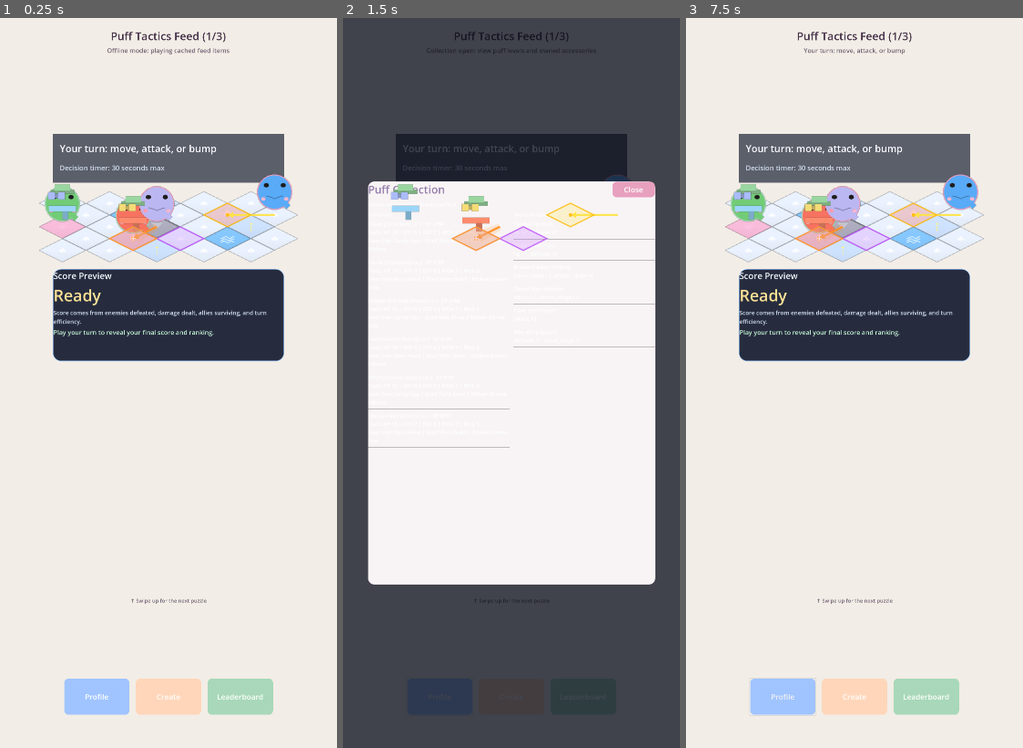
Above: before the commit, frames 1-3 (left to right).
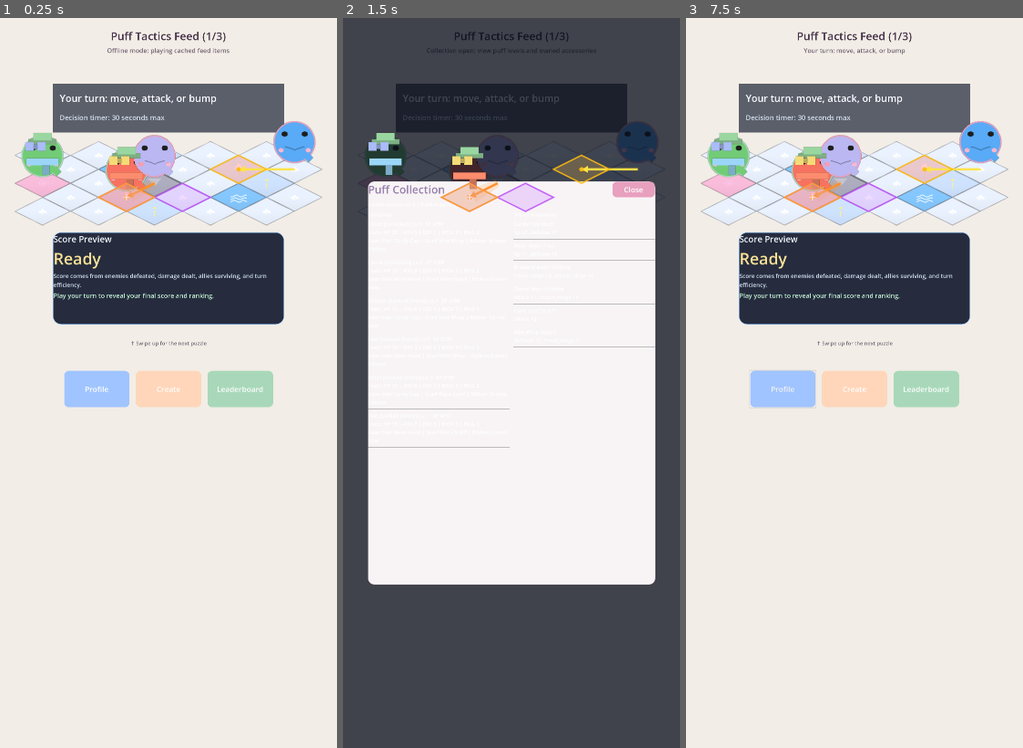
Above: after the commit, the same moments.

Repository: fivestar1103/puff-tactics
Game: Godot game, scene res://src/scenes/feed/FeedMain.tscn
Same seed, same stepped clock (60 frames per second), same inputs: the game is played once before the commit and once after it.
Inputs (mouse positions are in pixels of both pictures, inside the frame that each line leads up to):
- Up to frame 1 (0.25 s): no input
- Up to frame 2 (1.5 s): click "Profile" at 0.5 s; click "Create" at 1.25 s
- Up to frame 3 (7.5 s): click "Leaderboard" at 2 s; click "Profile" at 2.75 s; click "Create" at 3.5 s; click "Leaderboard" at 4.25 s; click "Profile" at 5 s; click "Create" at 5.75 s; click "Leaderboard" at 6.5 s; tap Enter at 7.25 s; move the mouse to (928, 346) at 7.27 s; click (928, 346) at 7.42 s

The runs differ from the first frame. In frame 1, 28% of the frame differs, in the area x 4-96%, y 9-96%; in frame 2, 11%; in frame 3, 28%.
Error in both runs: Invalid assignment of property or key 'horizontal_alignment' with value of type 'int' on a base object of type 'null instance'. (res://src/scripts/ui/battle_hu…

Commit message:
feat(US-036): Scale up battle map to fill card width

Diff:
--- a/ralph/prd.json
+++ b/ralph/prd.json
@@ -687,6 +687,75 @@
       "passes": true,
       "notes": "Screenshot QA showed persistent oversized vertical whitespace in the lower feed lane. Updated `src/scri …(537 unchanged characters)…
       "dependsOn": ["US-034"]
+    },
+    {
+      "id": "US-036",
+      "title": "Scale up battle map to fill card width",
+      "description": "The battle map is still too small — it only fills about 50% of the card width. Scale it up so the isometric grid fills 75-85% of the viewport width. Puffs should be large and clearly distinguishable.",
+      "acceptanceCriteria": [
+        "SNAPSHOT_SCALE in feed_item.gd is increased until the 5x5 isometric grid spans approximately 75-85% of the 1170px viewport width (try 1.6-1.9)",
+        "All 25 tiles are still fully visible (no tiles clipped off screen edges)",
+        "Puffs are large enough that kawaii face details (eyes, mouth, blush) are clearly visible",
+        "The map + puffs are the visual centerpiece of the feed card — they should dominate the card area",
+        "All .gd scripts have no syntax errors"
+      ],
+      "priority": 36,
+      "passes": true,
+      "notes": "Screenshot review showed the battle board still reading small for a feed centerpiece and puff face details were less legible than intended at the prior snapshot scale. Increased `src/scripts/feed/feed_item.gd` `SNAPSHOT_SCALE` from `Vector2(1.28, 1.28)` to `Vector2(1.52, 1.52)`, which brings a 5x5 (640px-wide) isometric map to ~83.1% of a 1170px portrait viewport while preserving existing centering/bounds logic so all 25 tiles remain on-screen. Follow-up visual QA found oversized lower-card whitespace; tightened vertical feed flow by reducing `src/scripts/feed/feed_main.gd` `SNAPSHOT_Y_RATIO` to `0.16`, and changed swipe/FAB placement to anchor from the active `FeedItem` score panel bottom (`get_score_panel_bottom_global_y()`) with fixed score->hint and hint->FAB gaps so the layout reads as one continuous stack. Verified scene parse with `HOME=/tmp godot --headless --path /home/fives/projects/puff-tactics --scene res://src/scenes/feed/FeedMain.tscn --quit`.",
+      "dependsOn": ["US-035"]
+    },
+    {
+      "id": "US-037",
+      "title": "Close vertical gaps — title to status to map to score to FABs",
+      "description": "There is still way too much empty space. The gap between title and status panel is ~120px of nothing, and the gap between score panel and swipe hint is ~45% of the screen. All content should be pushed together with minimal gaps.",
+      "acceptanceCriteria": [
+        "The gap between the title/subtitle and the status panel is at most 40-60px",
+        "The gap between the status panel bottom and the map top is at most 20px",
+        "The gap between the map bottom and the score panel top is at most 20px",
+        "The swipe hint text appears ~40-60px below the score panel, not floating in the middle of empty space",
+        "The FAB buttons are positioned ~60-80px below the swipe hint",
+        "SNAPSHOT_Y_RATIO in feed_main.gd should be very low (0.10-0.16) so the entire card content starts near the top",
+        "Total empty space across the entire card should be less than 25% of the viewport height",
+        "All .gd scripts have no syntax errors"
+      ],
+      "priority": 37,
+      "passes": false,
+      "notes": "",
+      "dependsOn": ["US-036"]
+    },
+    {
+      "id": "US-038",
+      "title": "Move FAB buttons up and add 4th enemy puff",
+      "description": "FAB buttons should sit right below the swipe hint with minimal gap, and there should be at least 2 enemy puffs visible in each feed snapshot.",
+      "acceptanceCriteria": [
+        "FAB buttons (Profile, Create, Leaderboard) are repositioned to sit ~60-80px below the swipe hint text, not pinned to the very bottom of the screen with massive gap above",
+        "Each fallback feed snapshot in feed_main.gd has at least 2 player puffs AND 2 enemy puffs on distinct tiles",
+        "All 4+ puffs are visible on the map in the screenshot with distinct team-colored rings",
+        "All .gd scripts have no syntax errors"
+      ],
+      "priority": 38,
+      "passes": false,
+      "notes": "",
+      "dependsOn": ["US-037"]
+    },
+    {
+      "id": "US-039",
+      "title": "Final visual polish — screenshot must look like a real game",
+      "description": "Look at the attached screenshot. If it doesn't look like a polished mobile game, fix whatever is wrong. No more excuses.",
+      "acceptanceCriteria": [
+        "The attached screenshot shows a feed card where content fills the screen from top to bottom with minimal gaps",
+        "Battle map is large, centered, and dominates the card (75-85% width)",
+        "4+ puffs clearly visible with kawaii faces and team rings",
+        "Status panel, map, score panel, swipe hint, and FABs flow tightly from top to bottom",
+        "No section has more than 100px of empty space",
+        "All text is readable",
+        "If the screenshot still has problems, FIX THEM. Do not mark this as pass unless the screenshot genuinely looks good.",
+        "All .gd scripts have no syntax errors"
+      ],
+      "priority": 39,
+      "passes": false,
+      "notes": "",
+      "dependsOn": ["US-038"]
     }
   ]
 }
--- a/src/scripts/feed/feed_item.gd
+++ b/src/scripts/feed/feed_item.gd
@@ -18,7 +18,7 @@
 const SCORE_PHASE_SECONDS: float = 2.0
 const SCORE_REVEAL_DURATION: float = 1.1
 
-const SNAPSHOT_SCALE: Vector2 = Vector2(1.28, 1.28)
+const SNAPSHOT_SCALE: Vector2 = Vector2(1.52, 1.52)
 const SNAPSHOT_LOCAL_Y: float = -160.0
 const SNAPSHOT_BOUNDS_FALLBACK_SIZE: Vector2 = Vector2(640.0, 320.0)
 const STATUS_PANEL_SIZE: Vector2 = Vector2(804.0, 170.0)
@@ -181,6 +181,13 @@
 	return _status_label.text
 
 
+func get_score_panel_bottom_global_y() -> float:
+	if _score_panel == null:
+		return NAN
+	var local_bottom: Vector2 = _score_panel.position + Vector2(0.0, _score_panel.size.y)
+	return to_global(local_bottom).y
+
+
 func _ready() -> void:
 	_build_status_overlay()
 	_setup_decision_timeout_timer()
--- a/src/scripts/feed/feed_main.gd
+++ b/src/scripts/feed/feed_main.gd
@@ -9,16 +9,19 @@
 
 const SNAP_DURATION: float = 0.28
 const SWIPE_THRESHOLD_PX: float = 120.0
-const SNAPSHOT_Y_RATIO: float = 0.24
+const SNAPSHOT_Y_RATIO: float = 0.16
 const FAB_ROW_HALF_WIDTH: float = 364.0
 const FAB_ROW_HEIGHT: float = 128.0
-const FAB_ROW_BOTTOM_MARGIN_RATIO: float = 0.045
-const FAB_ROW_BOTTOM_MARGIN_MIN: float = 82.0
+const FAB_ROW_BOTTOM_MARGIN_RATIO: float = 0.03
+const FAB_ROW_BOTTOM_MARGIN_MIN: float = 42.0
+const FAB_ROW_VIEWPORT_PADDING: float = 24.0
 const SWIPE_HINT_WIDTH: float = 520.0
 const SWIPE_HINT_HEIGHT: float = 42.0
-const SWIPE_HINT_GAP_RATIO: float = 0.11
-const SWIPE_HINT_GAP_MIN: float = 96.0
-const SWIPE_HINT_GAP_MAX: float = 240.0
+const SWIPE_HINT_GAP_RATIO: float = 0.05
+const SWIPE_HINT_GAP_MIN: float = 56.0
+const SWIPE_HINT_GAP_MAX: float = 84.0
+const SCORE_TO_SWIPE_HINT_GAP: float = 52.0
+const SWIPE_HINT_TO_FAB_GAP: float = 66.0
 const FEED_BATCH_SIZE: int = 50
 const MIN_PLAYER_PUFFS_PER_SNAPSHOT: int = 2
 const MIN_ENEMY_PUFFS_PER_SNAPSHOT: int = 2
@@ -261,16 +264,16 @@
 	_connect_fab_actions()
 	_style_header_labels()
 	_style_fab_buttons()
+	_layout_feed_items()
 	_layout_hud_overlays()
-	_layout_feed_items()
 	_set_active_item(0, false)
 	call_deferred("_fetch_next_batch_in_background")
 
 
 func _notification(what: int) -> void:
 	if what == NOTIFICATION_RESIZED and is_node_ready():
+		_layout_feed_items()
 		_layout_hud_overlays()
-		_layout_feed_items()
 		_snap_to_active_item(false)
 
 
@@ -347,6 +350,7 @@
 	_active_item_index = clampi(index, 0, _feed_items.size() - 1)
 	_sync_feed_item_activation()
 	_snap_to_active_item(animate)
+	_layout_hud_overlays()
 	_update_header_text()
 
 
@@ -762,9 +766,6 @@
 
 func _layout_hud_overlays() -> void:
 	var viewport_size: Vector2 = get_viewport_rect().size
-	var bottom_margin: float = maxf(FAB_ROW_BOTTOM_MARGIN_MIN, viewport_size.y * FAB_ROW_BOTTOM_MARGIN_RATIO)
-	var fab_bottom: float = -bottom_margin
-	var fab_top: float = fab_bottom - FAB_ROW_HEIGHT
 
 	profile_button.custom_minimum_size = Vector2(180.0, 76.0)
 	create_button.custom_minimum_size = Vector2(180.0, 76.0)
@@ -777,21 +778,51 @@
 	var fab_row: HBoxContainer = profile_button.get_parent() as HBoxContainer
 	if fab_row == null:
 		return
+
+	var bottom_margin: float = maxf(FAB_ROW_BOTTOM_MARGIN_MIN, viewport_size.y * FAB_ROW_BOTTOM_MARGIN_RATIO)
+	var fallback_fab_top_y: float = viewport_size.y - bottom_margin - FAB_ROW_HEIGHT
+	var fallback_swipe_gap: float = clampf(
+		viewport_size.y * SWIPE_HINT_GAP_RATIO,
+		SWIPE_HINT_GAP_MIN,
+		SWIPE_HINT_GAP_MAX
+	)
+	var swipe_hint_top_y: float = fallback_fab_top_y - SWIPE_HINT_HEIGHT - fallback_swipe_gap
+	var score_panel_bottom_y: float = _resolve_active_score_panel_bottom_y()
+	if not is_nan(score_panel_bottom_y):
+		swipe_hint_top_y = score_panel_bottom_y + SCORE_TO_SWIPE_HINT_GAP
+
+	var fab_top_y: float = swipe_hint_top_y + SWIPE_HINT_HEIGHT + SWIPE_HINT_TO_FAB_GAP
+	var max_fab_top_y: float = viewport_size.y - FAB_ROW_HEIGHT - FAB_ROW_VIEWPORT_PADDING
+	if fab_top_y > max_fab_top_y:
+		fab_top_y = max_fab_top_y
+		swipe_hint_top_y = fab_top_y - SWIPE_HINT_HEIGHT - SWIPE_HINT_TO_FAB_GAP
+
+	var fab_top: float = fab_top_y - viewport_size.y
+	var fab_bottom: float = fab_top + FAB_ROW_HEIGHT
 	fab_row.offset_left = -FAB_ROW_HALF_WIDTH
 	fab_row.offset_right = FAB_ROW_HALF_WIDTH
 	fab_row.offset_top = fab_top
 	fab_row.offset_bottom = fab_bottom
 
-	var swipe_gap: float = clampf(
-		viewport_size.y * SWIPE_HINT_GAP_RATIO,
-		SWIPE_HINT_GAP_MIN,
-		SWIPE_HINT_GAP_MAX
-	)
-	var swipe_bottom: float = fab_top - swipe_gap
+	var swipe_top: float = swipe_hint_top_y - viewport_size.y
+	var swipe_bottom: float = swipe_top + SWIPE_HINT_HEIGHT
 	swipe_hint_label.offset_left = -SWIPE_HINT_WIDTH * 0.5
 	swipe_hint_label.offset_right = SWIPE_HINT_WIDTH * 0.5
-	swipe_hint_label.offset_top = swipe_bottom - SWIPE_HINT_HEIGHT
+	swipe_hint_label.offset_top = swipe_top
 	swipe_hint_label.offset_bottom = swipe_bottom
+
+
+func _resolve_active_score_panel_bottom_y() -> float:
+	var active_feed_item: Node2D = _get_active_feed_item()
+	if active_feed_item == null:
+		return NAN
+	if not active_feed_item.has_method("get_score_panel_bottom_global_y"):
+		return NAN
+
+	var bottom_variant: Variant = active_feed_item.call("get_score_panel_bottom_global_y")
+	if bottom_variant is float or bottom_variant is int:
+		return float(bottom_variant)
+	return NAN
 
 
 func _sync_feed_item_activation() -> void:
Not shown, changed: progress.txt
Not shown, changed: AGENTS.md
